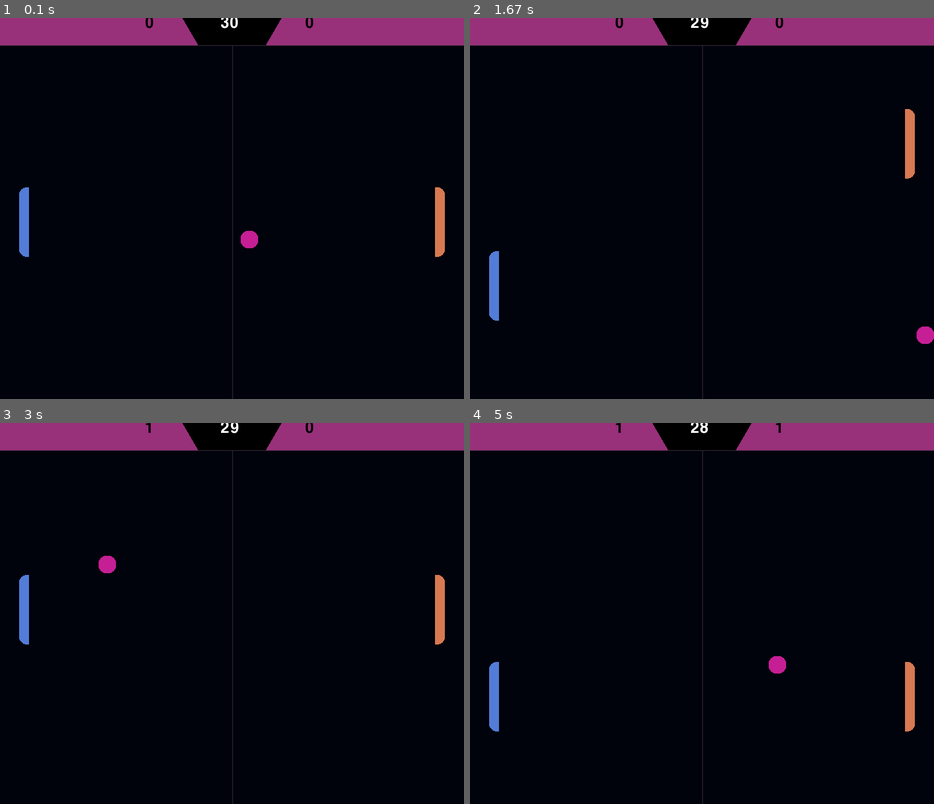
Above: before the commit, frames 1-4 (two rows, left to right).
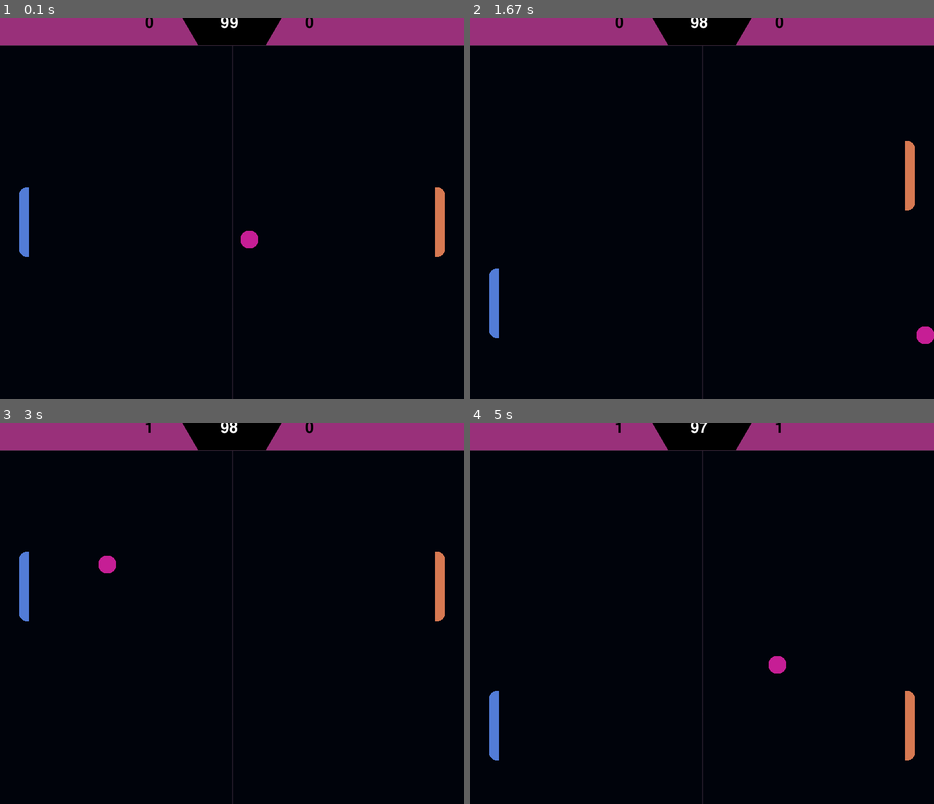
Above: after the commit, the same moments.

Repository: yada2x/pygame-pong
Game: pygame game, started from game.py
The game is run twice, just before and just after one commit, with the same random seed, the same clock (stepped at 60 frames per second) and the same inputs.
Inputs:
- Up to frame 1 (0.1 s): no input
- Up to frame 2 (1.67 s): hold Up 0.33-0.8 s; hold Down 0.83-1.13 s; hold S 0.83-1.13 s; hold Up 1.17-1.53 s; hold W 1.17-1.53 s
- Up to frame 3 (3 s): hold Down 2.3-2.6 s; hold S 2.3-2.6 s; hold Up from 2.63 s (still down); hold W from 2.63 s (still down)
- Up to frame 4 (5 s): release Up at 3 s; release W at 3 s; hold Down 3.03-3.4 s; hold S 3.03-3.4 s; hold Up 3.43-3.73 s; hold W 3.43-3.73 s; hold Down 4.5-4.87 s; hold S 4.5-4.87 s; hold Up from 4.9 s (still down); hold W from 4.9 s (still down)

The runs differ from the first frame. In frame 1, less than 0.1% of the frame differs, in the area x 47-52%, y 0-3%; in frame 2, 0.6%; in frame 3, 0.6%; in frame 4, 0.7%, in the area x 4-96%, y 0-89%.

Commit message:
Implement particles

Diff:
--- a/game.py
+++ b/game.py
@@ -3,8 +3,9 @@
 import random
 import math
 
-from scripts.utils import load_image, display_text
+from scripts.utils import load_image, load_images, display_text, Animation
 from scripts.entities import PhysicsEntity, Ball
+from scripts.particles import Particle
 
 class Game:
     def __init__(self):
@@ -14,14 +15,15 @@
         self.screen = pygame.display.set_mode((800, 657))
         self.clock = pygame.time.Clock()
         pygame.time.set_timer(pygame.USEREVENT, 1000)
-        self.time_left = 30
+        self.time_left = 99
 
         self.assets = {
             'ball': load_image('Ball.png'),
             'board': load_image('Board.png'),
             'computer': load_image('Computer.png'),
             'player': load_image('Player.png'),
-            'scorebar': load_image('ScoreBar.png')
+            'scorebar': load_image('ScoreBar.png'),
+            'bump': Animation(load_images('/particles/bump'), 3, False)
         }
 
         self.sfx = {
@@ -39,11 +41,14 @@
         # Movement
         self.movement = [False, False] # [Up, Down] For Player
         self.comp_movement = [False, False] # [Up, Down] For Player
-        self.paddle_speed = 10
+        self.paddle_speed = 15
 
         # UI
         self.player_score = 0
         self.computer_score = 0
+
+        # Particles
+        self.particles = []
 
     def restart(self):
         self.sfx['start'].play()
@@ -90,8 +95,37 @@
 
             if collision == 1:
                 self.sfx['paddle'].play()
+
+                # Create particles for paddle hits
+                for _ in range(15):
+                    op = random.choice((-1, 1))
+                    ball_rect = self.ball.rect()
+                    if self.ball.x_dir >= 1:
+                        temp_rect = self.computer.rect()
+                        particle_pos = (temp_rect.right + 2, ball_rect.centery + op * random.random() * 6)
+                        velocity = [random.random() * 2, op * random.random() * 4]
+                    else:
+                        temp_rect = self.player.rect()
+                        particle_pos = (temp_rect.left - 2, ball_rect.centery + op * random.random() * 6)
+                        velocity = [random.random() * -2, op * random.random() * 4]
+
+                    self.particles.append(Particle(self, "bump", particle_pos, velocity, random.randint(0, 3)))
+
             elif collision == 2:
                 self.sfx['wall'].play()
+
+                # Create particles for wall hits
+                for _ in range(15):
+                    op = random.choice((-1, 1))
+                    temp_rect = self.ball.rect()
+                    if self.ball.y_dir < 0:
+                        particle_pos = (temp_rect.centerx + op * random.random() * 8, self.screen.get_height() - 3)
+                        velocity = [op * random.random() * 4, random.random() * -2]
+                    else:
+                        particle_pos = (temp_rect.centerx + op * random.random() * 8, 50)
+                        velocity = [op * random.random() * 4, random.random() * 2]
+                    self.particles.append(Particle(self, "bump", particle_pos, velocity, random.randint(0, 3)))
+
             elif collision == 3:
                 self.player_score += 1
                 self.sfx['score'].play()
@@ -116,6 +150,17 @@
                 self.player_score = 0
                 self.computer_score = 0
                 self.time_left = 30
+
+            # Particle management
+            particle: Particle
+            for particle in self.particles.copy():
+                kill = particle.update()
+                particle.render(self.screen)
+
+                # particle.pos[0] += math.sin(particle.animation.frame * 0.035) * 0.3
+
+                if kill:
+                    self.particles.remove(particle)
 
             # Input Checker
             for event in pygame.event.get():
--- a/scripts/entities.py
+++ b/scripts/entities.py
@@ -78,7 +78,7 @@
                     self.pos[0] = rect.right
                     self.collisions["left"] = True
                 self.x_dir *= -1
-                self.speed = min(self.speed + 2, 30)
+                self.speed = min(self.speed + 1, 30)
                 paddle = True
 
         if paddle:
--- /dev/null
+++ b/scripts/particles.py
@@ -0,0 +1,26 @@
+import pygame
+
+class Particle:
+    def __init__(self, game, p_type, pos, velocity=[0, 0], frame=0):
+        self.game = game
+        self.type = p_type
+        self.pos = list(pos)
+        self.velocity = list(velocity)
+        self.animation = self.game.assets[p_type].copy()
+        self.animation.frame = frame
+
+    def update(self):
+        kill = False
+        if self.animation.done:
+            kill = True
+
+        self.pos[0] += self.velocity[0]
+        self.pos[1] += self.velocity[1]
+
+        self.animation.update()
+
+        return kill
+
+    def render(self, surf: pygame.Surface):
+        img = self.animation.img()
+        surf.blit(img, (self.pos[0] - img.get_width() // 2, self.pos[1] - img.get_height() // 2))
--- a/scripts/utils.py
+++ b/scripts/utils.py
@@ -9,9 +9,34 @@
     img.set_colorkey((0, 0, 0))
     return img
 
+def load_images(path):
+    images = []
+    for img_name in sorted(os.listdir(BASE_PATH + path)):
+        images.append(load_image(path + '/' + img_name))
+    return images
+
 def display_text(surface: pygame.Surface, text, font: pygame.Font, colour, x, y):
     img = font.render(text, True, colour)
     surface.blit(img, (x, y))
 
-def update_score(left_score, right_score):
-    pass
+class Animation:
+    def __init__(self, images, img_dur=5, loop=True):
+        self.images = images
+        self.loop = loop
+        self.img_duration = img_dur
+        self.done = False
+        self.frame = 0
+
+    def copy(self):
+        return Animation(self.images, self.img_duration, self.loop)
+
+    def update(self):
+        if self.loop:
+            self.frame = (self.frame + 1) % (self.img_duration * len(self.images))
+        else:
+            self.frame = min(self.frame + 1, self.img_duration * len(self.images) - 1)
+            if self.frame >= self.img_duration * len(self.images) - 1:
+                self.done = True
+
+    def img(self):
+        return self.images[int(self.frame / self.img_duration)]
Binary file added: data/images/particles/bump/pixil-frame-0 (1).png
Binary file added: data/images/particles/bump/pixil-frame-0 (2).png
Binary file added: data/images/particles/bump/pixil-frame-0 (3).png
